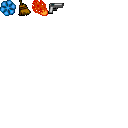
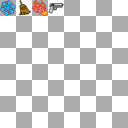
Comparing the layer stacks of the two w=128, h=128 images. Changes:
showed "Background" over [0, 0, 128, 128]
